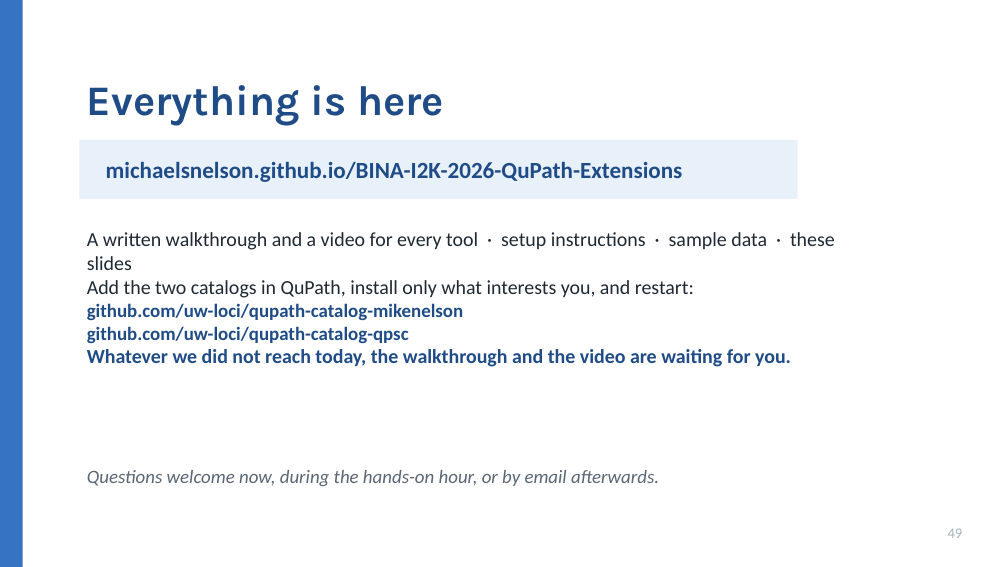
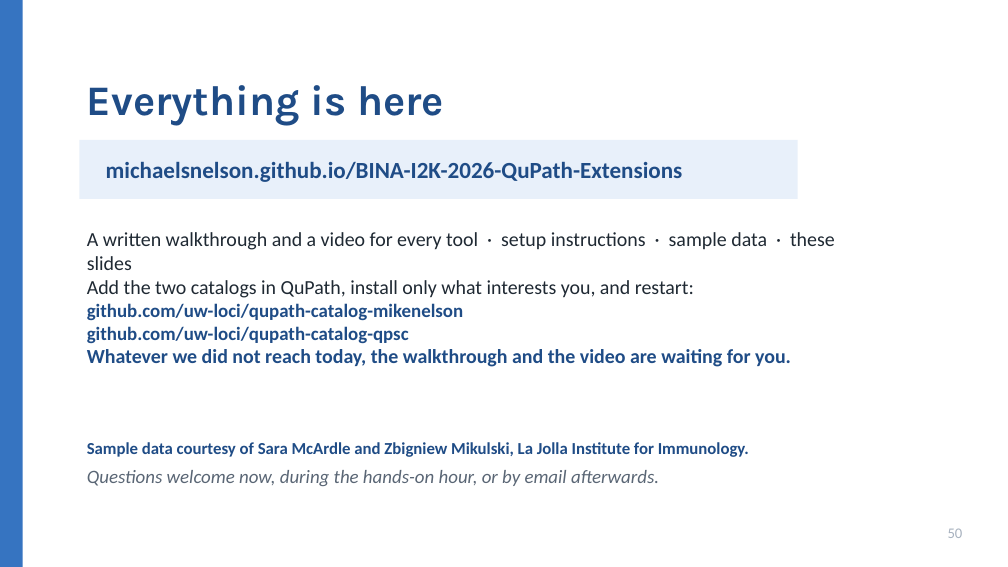
Before and after one commit to MichaelSNelson/BINA-I2K-2026-QuPath-Extensions, a slide deck: slide 50 of I2K_2026_QuPath_Extensions.pptx (slide 49 before the commit). Drawn at 1008x567 pixels with LibreOffice and Linux fonts; fonts in the diff are those of the drawing. Boxes give left, top, right and bottom in pixels: in the first picture for what was removed or moved away, otherwise in the second. Text is boxed around its words. In the diff, an @@ line names an element or a change of style, - is before the commit and + after.

```diff
--- a/I2K_2026_QuPath_Extensions.pptx
+++ b/I2K_2026_QuPath_Extensions.pptx
@@ text added at [87,442,749,457], 16 pt, text #1F4C86, bold @@
+Sample data courtesy of Sara McArdle and Zbigniew Mikulski, La Jolla Institute for Immunology.
@@ text at [948,528,963,538]: text changed @@
-49
+50
```
Also in this commit, not shown: 1 slide added, 9 other files.
